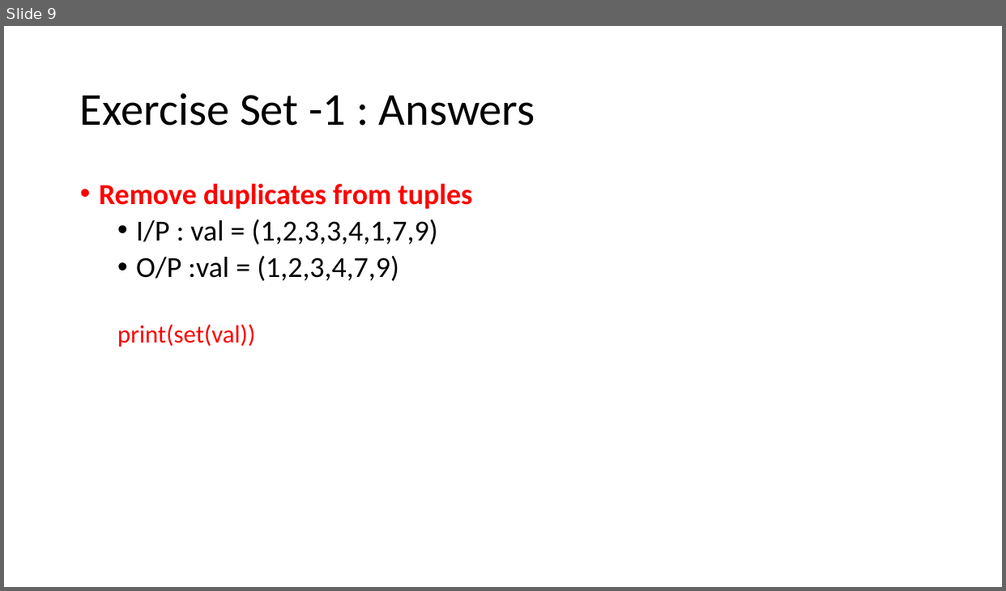
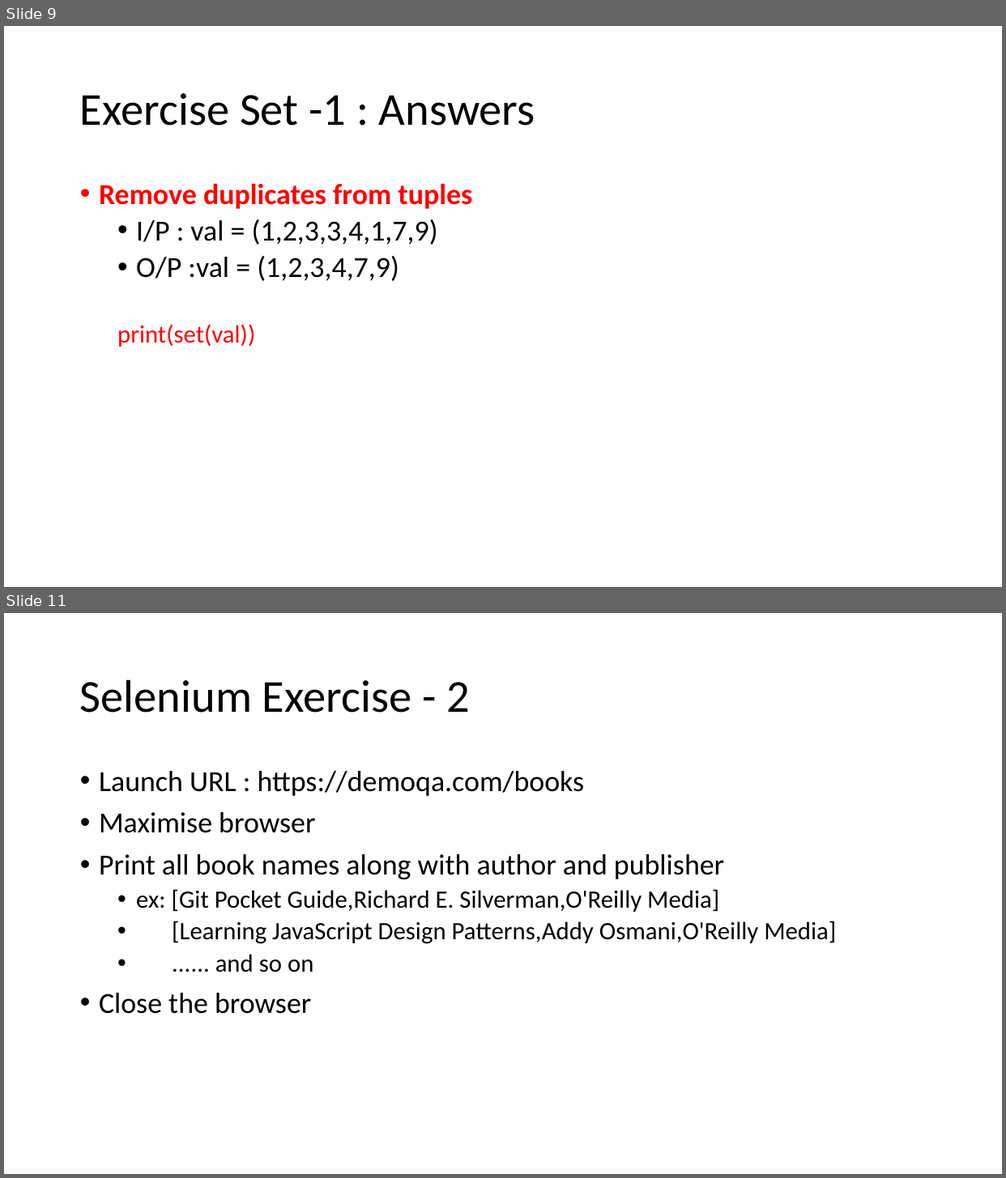
Before and after one commit to techatronian/SeleniumPython_AugBatch, a slide deck: Exercises.pptx. Shown one above the other, each under a label of ours: slide 9 before the commit, slides 9 and 11 after it; the slides between them are not shown. The pictures are 1006x591 and 1006x1178 pixels, drawn with LibreOffice and Linux fonts; fonts in the diff are those of the drawing. Boxes give left, top, right and bottom in pixels: in the first picture for what was removed or moved away, otherwise in the second. Text is boxed around its words. In the diff, an @@ line names an element or a change of style, - is before the commit and + after.

Commit message:
updated exercises

```diff
--- a/Exercises.pptx
+++ b/Exercises.pptx
@@ slide 11 added at bbox=[4, 613, 1002, 1174], background #FFFFFF @@
@@ title added at bbox=[80, 679, 470, 713], 44 pt, text #000000 @@
+Selenium Exercise - 2
@@ text added at bbox=[99, 771, 836, 1014], 24 pt, text #000000 @@
+• Launch URL : https://demoqa.com/books
+• Maximise browser
+• Print all book names along with author and publisher
+  • ex: [Git Pocket Guide,Richard E. Silverman,O'Reilly Media]
+  • [Learning JavaScript Design Patterns,Addy Osmani,O'Reilly Media]
+  • ...... and so on
+• Close the browser
```
Also in this commit, not shown: 1 other slide added.
